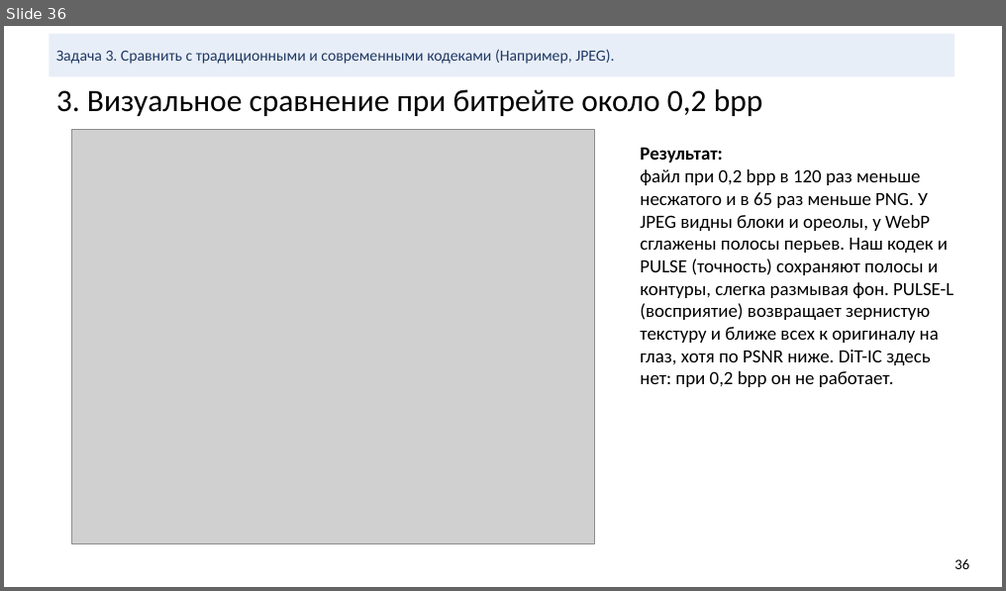
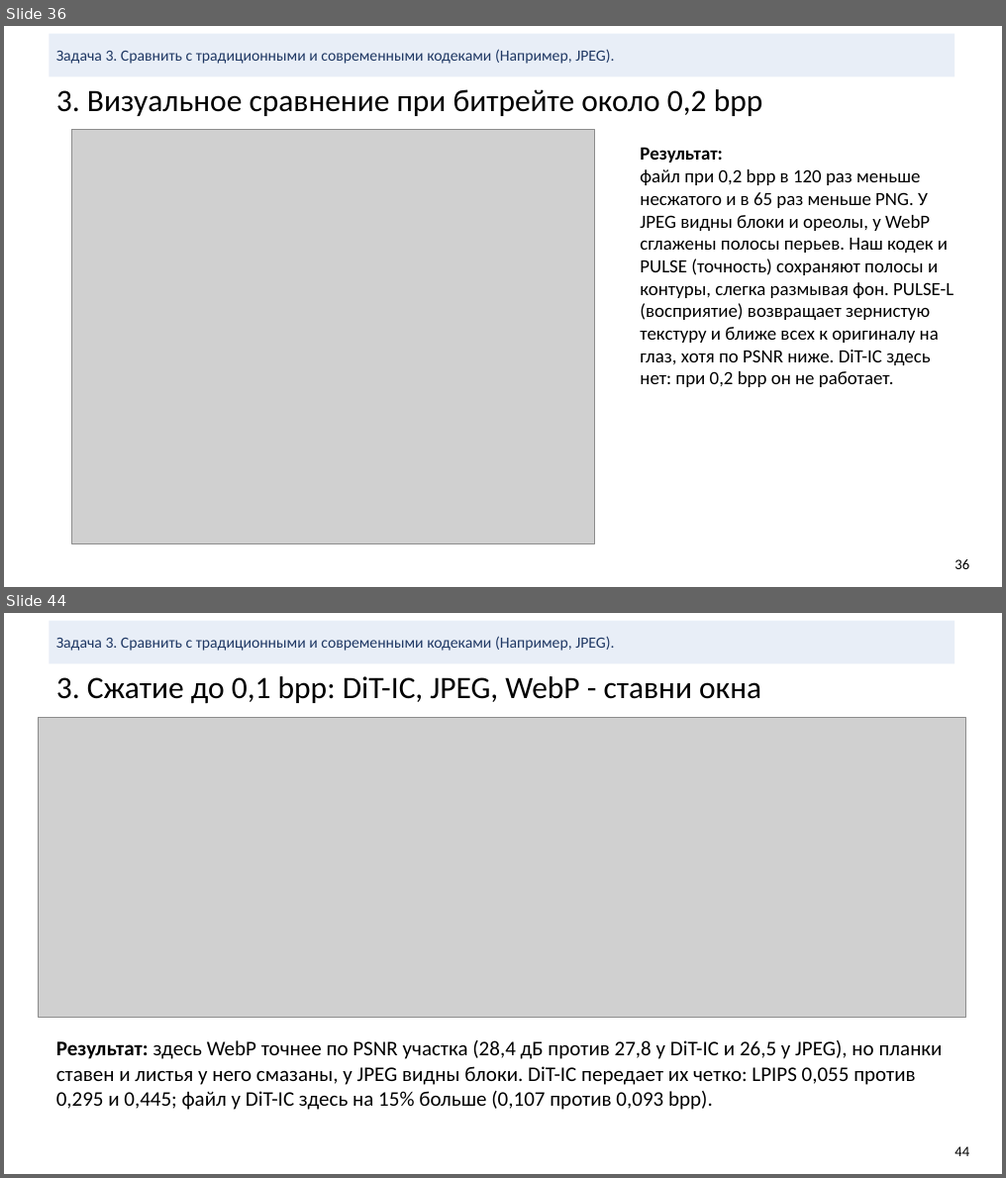
Before and after one commit to KDMCrypto/Deep-Image-Compression, a slide deck: documentation/cv-project-compression.pptx. Shown one above the other, each under a label of ours: slide 36 before the commit, slides 36 and 44 after it; the slides between them are not shown. The pictures are 1006x591 and 1006x1178 pixels, drawn with LibreOffice and Linux fonts; fonts in the diff are those of the drawing; grey boxes stand for pictures. Boxes give left, top, right and bottom in pixels: in the first picture for what was removed or moved away, otherwise in the second. Text is boxed around its words. In the diff, an @@ line names an element or a change of style, - is before the commit and + after.

Commit message:
Add the DiT-IC 0.1 bpp comparison and pick fair JPEG/WebP settings
DiT-IC becomes a four-level curve in the notebook and the slides, gets a
row in the equal-quality table and three new slides against JPEG and WebP
at about 0.1 bpp. The visual slides now give JPEG and WebP their best-PSNR
setting with a file from -15% to +5% of the reference instead of the
nearest file size. The code-list slide is removed (47 slides).

```diff
--- a/documentation/cv-project-compression.pptx
+++ b/documentation/cv-project-compression.pptx
@@ slide 44 added at bbox=[4, 613, 1002, 1174], background #FFFFFF @@
@@ rectangle added at bbox=[49, 621, 954, 663], fill #E8EEF7, 15 pt, text #1F3864 @@
+Задача 3. Сравнить с традиционными и современными кодеками (Например, JPEG).
@@ title added at bbox=[56, 676, 761, 704], 30 pt, text #000000 @@
+3. Сжатие до 0,1 bpp: DiT-IC, JPEG, WebP - ставни окна
@@ picture added at bbox=[38, 718, 966, 1017] @@
@@ text added at bbox=[56, 1041, 943, 1110], 20 pt, text #000000 @@
+Результат: здесь WebP точнее по PSNR участка (28,4 дБ против 27,8 у DiT-IC и 26,5 у JPEG), но планки ставен и листья у него смазаны, у JPEG видны блоки. DiT-IC передает их четко: LPIPS 0,055 против 0,295 и 0,445; файл у DiT-IC здесь на 15% больше (0,107 против 0,093 bpp).
@@ text added at bbox=[954, 1147, 969, 1157], 14 pt, text #000000 @@
+44
```
Also in this commit, not shown: 12 slides changed, 2 other slides added, 1 slide removed, 18 other files.
